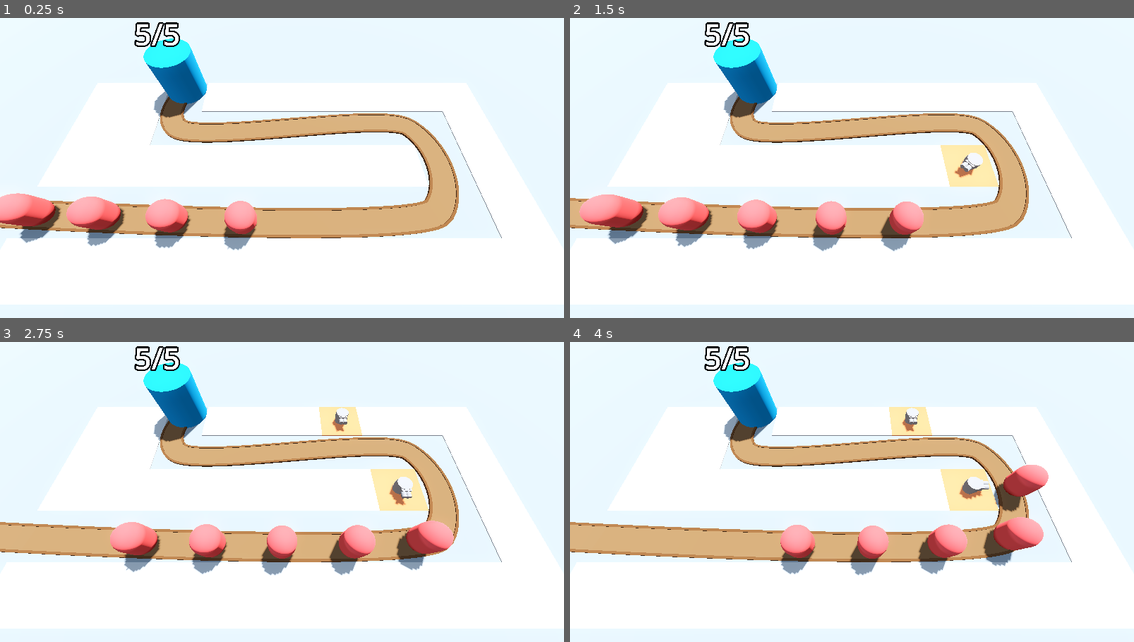
Above: before the commit, frames 1-4 (two rows, left to right).
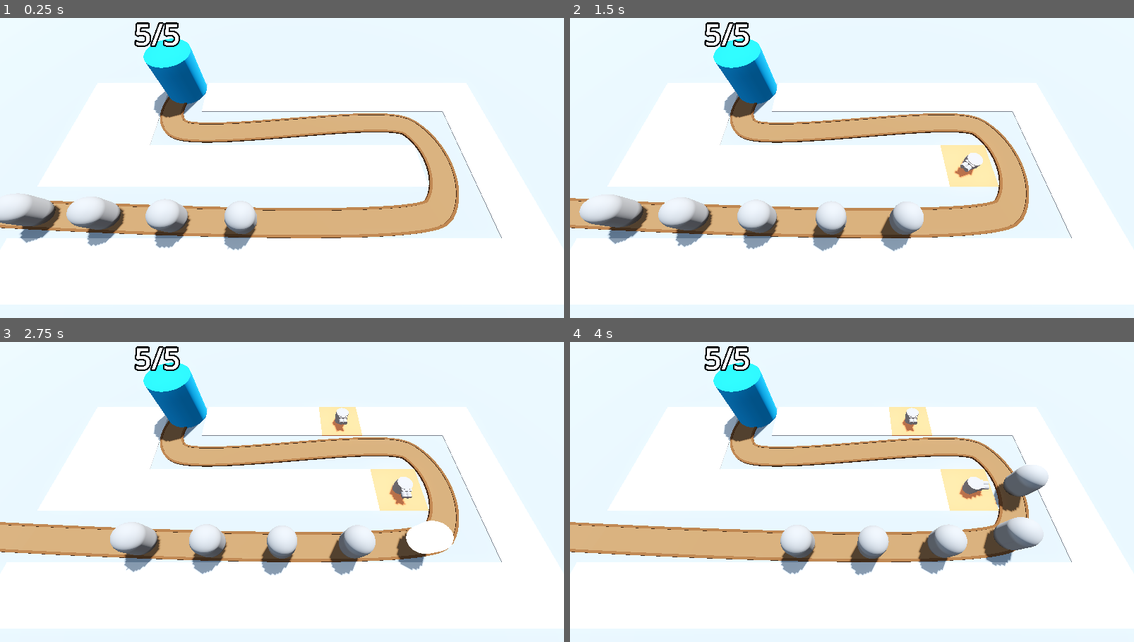
Above: after the commit, the same moments.

Repository: Assasquid/barbarian_blaster
Game: Godot game, scene res://Scenes/base_level.tscn
Two runs of this game, one before a commit and one after it. Both use one fixed random seed, a clock stepped at 60 frames per second and the inputs below.
Inputs (mouse positions are in pixels of both pictures, inside the frame that each line leads up to):
- Up to frame 1 (0.25 s): no input
- Up to frame 2 (1.5 s): move the mouse to (976, 156) at 0.52 s; press the mouse at (976, 156) at 0.53 s; move the mouse to (739, 189) at 1.27 s; release the mouse at (739, 189) at 1.28 s; click (739, 189) at 1.35 s
- Up to frame 3 (2.75 s): move the mouse to (338, 426) at 2.02 s; press the mouse at (338, 426) at 2.03 s
- Up to frame 4 (4 s): move the mouse to (823, 561) at 2.77 s; release the mouse at (823, 561) at 2.78 s; click (823, 561) at 2.85 s; move the mouse to (1021, 543) at 3.52 s; press the mouse at (1021, 543) at 3.53 s

The runs differ from the first frame. In frame 1, 2.9% of the frame differs, in the area x 0-46%, y 58-72%; in frame 2, 3.4%, in the area x 1-63%, y 58-73%; in frame 3, 3.0%; in frame 4, 3.0%.

Commit message:
Add animation to enemies taking damage.

Diff:
--- a/Scenes/enemy.tscn
+++ b/Scenes/enemy.tscn
@@ -1,18 +1,55 @@
-[gd_scene load_steps=5 format=3 uid="uid://dx14yj8xnem7j"]
+[gd_scene load_steps=8 format=3 uid="uid://dx14yj8xnem7j"]
 
 [ext_resource type="Script" path="res://Scripts/enemy.gd" id="1_iu1ut"]
 
-[sub_resource type="StandardMaterial3D" id="StandardMaterial3D_gtif6"]
-albedo_color = Color(1, 0.329412, 0.321569, 1)
-
 [sub_resource type="CapsuleMesh" id="CapsuleMesh_wmunb"]
-material = SubResource("StandardMaterial3D_gtif6")
 radius = 1.0
 height = 3.0
+
+[sub_resource type="StandardMaterial3D" id="StandardMaterial3D_krsqf"]
+no_depth_test = true
+shading_mode = 0
 
 [sub_resource type="CapsuleShape3D" id="CapsuleShape3D_diw4i"]
 radius = 1.0
 height = 3.0
+
+[sub_resource type="Animation" id="Animation_cfhh8"]
+resource_name = "TakeDamage"
+length = 0.1
+tracks/0/type = "value"
+tracks/0/imported = false
+tracks/0/enabled = true
+tracks/0/path = NodePath("DamageHighlight:visible")
+tracks/0/interp = 1
+tracks/0/loop_wrap = true
+tracks/0/keys = {
+"times": PackedFloat32Array(0, 0.1),
+"transitions": PackedFloat32Array(1, 1),
+"update": 1,
+"values": [true, false]
+}
+
+[sub_resource type="Animation" id="Animation_tfcnx"]
+length = 0.001
+tracks/0/type = "value"
+tracks/0/imported = false
+tracks/0/enabled = true
+tracks/0/path = NodePath("DamageHighlight:visible")
+tracks/0/interp = 1
+tracks/0/loop_wrap = true
+tracks/0/keys = {
+"times": PackedFloat32Array(0),
+"transitions": PackedFloat32Array(1),
+"update": 1,
+"values": [false]
+}
+
+[sub_resource type="AnimationLibrary" id="AnimationLibrary_lf7l8"]
+_data = {
+"RESET": SubResource("Animation_tfcnx"),
+"TakeDamage": SubResource("Animation_cfhh8")
+}
 
 [node name="Enemy" type="PathFollow3D"]
 loop = false
@@ -22,6 +59,12 @@
 transform = Transform3D(1, 0, 0, 0, 1, 0, 0, 0, 1, 0, 1.6, 0)
 mesh = SubResource("CapsuleMesh_wmunb")
 
+[node name="DamageHighlight" type="MeshInstance3D" parent="."]
+transform = Transform3D(1, 0, 0, 0, 1, 0, 0, 0, 1, 0, 1.6, 0)
+visible = false
+material_override = SubResource("StandardMaterial3D_krsqf")
+mesh = SubResource("CapsuleMesh_wmunb")
+
 [node name="EnemyArea3D" type="Area3D" parent="." groups=["enemy_area"]]
 collision_layer = 8
 collision_mask = 18
@@ -29,3 +72,8 @@
 [node name="CollisionShape3D" type="CollisionShape3D" parent="EnemyArea3D"]
 transform = Transform3D(1, 0, 0, 0, 1, 0, 0, 0, 1, 0, 1.6, 0)
 shape = SubResource("CapsuleShape3D_diw4i")
+
+[node name="AnimationPlayer" type="AnimationPlayer" parent="."]
+libraries = {
+"": SubResource("AnimationLibrary_lf7l8")
+}
--- a/Scripts/enemy.gd
+++ b/Scripts/enemy.gd
@@ -4,9 +4,13 @@
 @export var max_health := 50
 
 @onready var base: Node3D = get_tree().get_first_node_in_group("base")
+@onready var animation_player: AnimationPlayer = $AnimationPlayer
+
 
 var current_health: int:
 	set(new_value):
+		if new_value < current_health:
+			animation_player.play("TakeDamage")
 		current_health = new_value
 
 		if current_health < 1:
Not shown: 4 places in MeshLibraries/space_library.tres that only renumber resources
